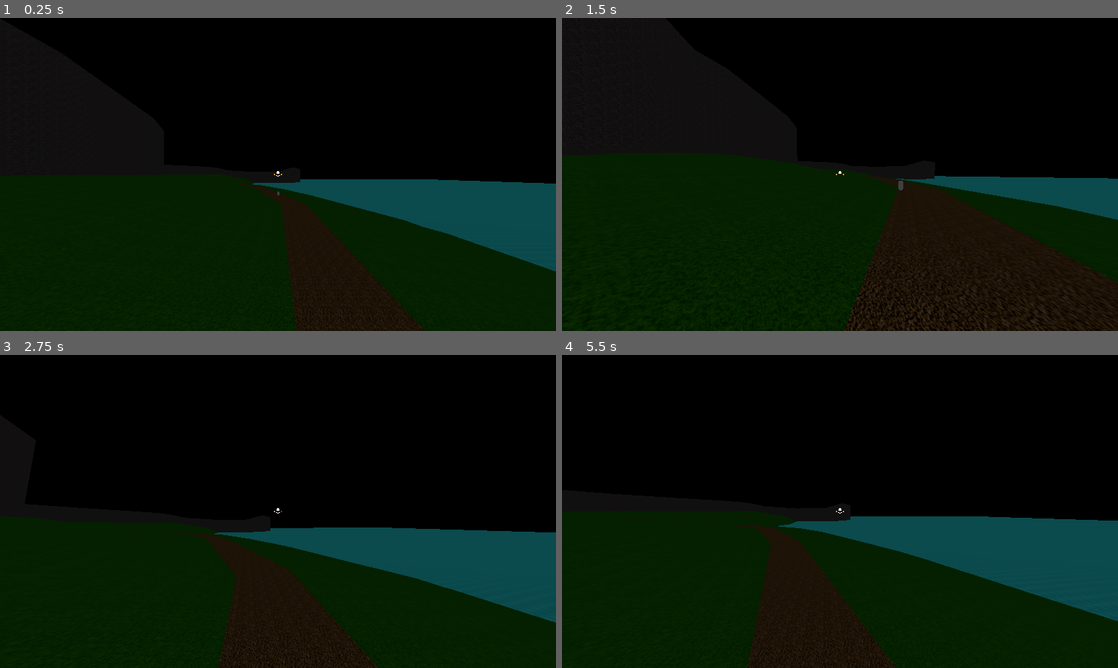
Above: before the commit, frames 1-4 (two rows, left to right).
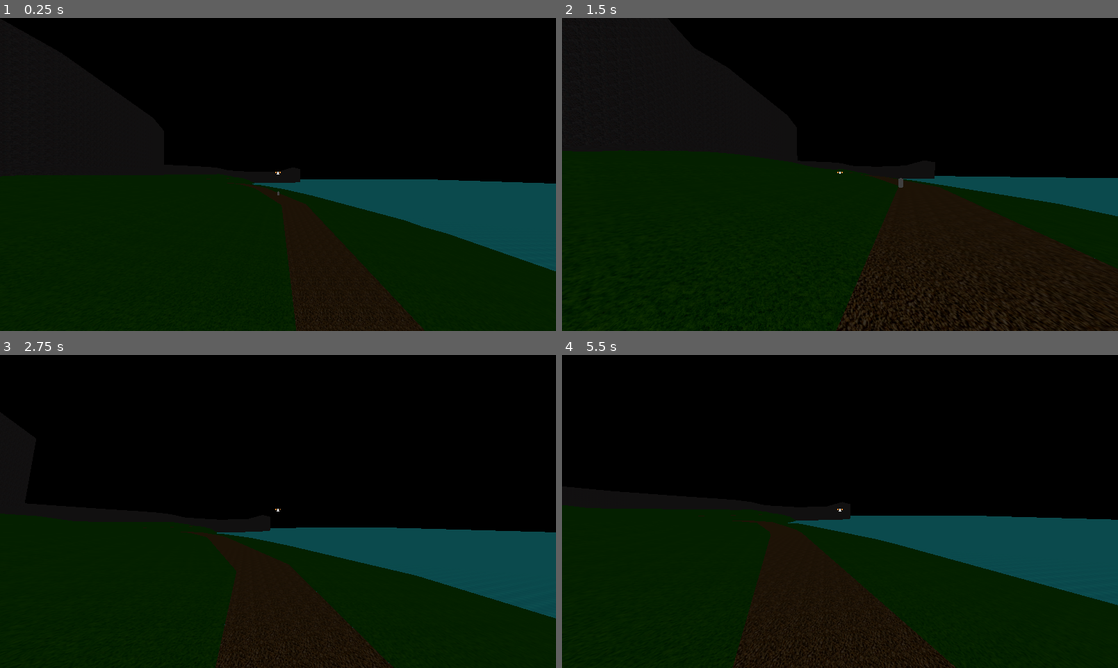
Above: after the commit, the same moments.

Repository: SebastianS-HTL/Magic-Potion-Project
Game: Godot game, scene res://node_3d.tscn
The game is run twice, just before and just after one commit, with the same random seed, the same clock (stepped at 60 frames per second) and the same inputs.
Inputs (mouse positions are in pixels of both pictures, inside the frame that each line leads up to):
- Up to frame 1 (0.25 s): no input
- Up to frame 2 (1.5 s): move the mouse to (867, 174) at 0.52 s; hold W (move_forward) from 0.53 s (still down); tap Space (jump) at 0.6, 0.77, 1.07 s; move the mouse to (812, 174) at 1.27 s; tap Ctrl (ctrl) at 1.35 s
- Up to frame 3 (2.75 s): keep holding W (move_forward); tap Space (jump) at 1.52, 1.55, 1.82, 2.3 s; move the mouse to (289, 505) at 2.02 s; tap Shift (shift) at 2.1 s
- Up to frame 4 (5.5 s): keep holding W (move_forward); move the mouse to (834, 517) at 2.77 s; tap Space (jump) at 2.85, 3.02, 3.32, 3.77, 3.8, 4.07, 4.52, 4.55, 4.82, 5.1 s; move the mouse to (878, 514) at 3.52 s; hold Ctrl (ctrl) 3.53-4.28 s; move the mouse to (795, 508) at 4.27 s; tap Shift (shift) at 4.35 s; move the mouse to (845, 511) at 5.02 s

The runs differ from the first frame. In frame 1, less than 0.1% of the frame differs, in the area x 49-51%, y 48-51%; in frame 2, 1.8%; in frame 3, 1.2%; in frame 4, 4.1%, in the area x 12-100%, y 48-100%.

Commit message:
change groundpound and jumping dynamic
gping now increases your jump until your on the ground for 1 second

Diff:
--- a/character_body_3d.gd
+++ b/character_body_3d.gd
@@ -38,7 +38,7 @@
 #Ground Pounds
 var height_before_GP = 0.0
 var GP_impact_min_height = 6
-var extra_jump_height = 1
+var extra_jump_height = 0
 var extra_jump_height_increase = 3
 
 # Reference to the PauseMenu node
@@ -54,6 +54,9 @@
 var gp_impact
 var dash
 
+var jump_decrease_counter = 0
+var max_non_jump_time = 1
+
 func _ready():
 	slide = $slide
 	jump = $jump
@@ -89,10 +92,13 @@
 		toggle_pause()
 
 func _process(delta):
-	if extra_jump_height > 0.3 and is_on_floor():
-		extra_jump_height -= 0.01
-	elif extra_jump_height < 0.3:
+	if is_on_floor():
+		jump_decrease_counter += delta
+
+	if jump_decrease_counter > max_non_jump_time:
 		extra_jump_height = 0
+
+	print(extra_jump_height)
 
 	if is_paused:
 		return  # Stop movement and input processing when paused
@@ -109,6 +115,7 @@
 
 	# Double jump implementation
 	if Input.is_action_just_pressed("jump") and (is_on_floor() or jump_count < max_jumps):
+		jump_decrease_counter = 0
 		jump.play()
 		velocity.y = jump_force + extra_jump_height
 		jump_count += 1  # Increase the jump count whenever a jump is performed
@@ -234,7 +241,7 @@
 
 #when a gp is high anof (bro dont judge me)
 func impact():
-	extra_jump_height = extra_jump_height_increase
+	extra_jump_height += extra_jump_height_increase
 	#print("n-word goes boom")
 
 	var gp_impact_area = get_child(3)  # assume the Area3D node is a child of the player
--- a/character_body_3d.tscn
+++ b/character_body_3d.tscn
@@ -45,22 +45,22 @@
 script = ExtResource("2_wwv6f")
 
 [node name="Indicator_1" type="Sprite2D" parent="Head/Camera3D"]
-position = Vector2(569, 324)
-scale = Vector2(0.04, 0.04)
+position = Vector2(572, 320)
+scale = Vector2(0.03, 0.03)
 texture = ExtResource("4_lgu06")
 hframes = 2
 script = ExtResource("5_u2v63")
 
 [node name="Indicator_2" type="Sprite2D" parent="Head/Camera3D"]
-position = Vector2(583, 324)
-scale = Vector2(0.04, 0.04)
+position = Vector2(580, 320)
+scale = Vector2(0.03, 0.03)
 texture = ExtResource("4_lgu06")
 hframes = 2
 script = ExtResource("6_iff8h")
 
 [node name="GpIndicator" type="Sprite2D" parent="Head/Camera3D"]
 z_index = -1
-position = Vector2(576, 327)
+position = Vector2(576, 323.5)
 scale = Vector2(0.08, 0.08)
 texture = ExtResource("10_8n6vy")
 hframes = 2
@@ -68,7 +68,7 @@
 
 [node name="Crosshair" type="Sprite2D" parent="Head/Camera3D"]
 position = Vector2(576, 320)
-scale = Vector2(0.06, 0.06)
+scale = Vector2(0.04, 0.04)
 texture = ExtResource("6_wslwn")
 
 [node name="OmniLight3D" type="OmniLight3D" parent="Head/Camera3D"]
--- /dev/null
+++ b/crosshair.gd
@@ -0,0 +1,6 @@
+extends Sprite2D
+
+var toggle
+
+func _process(delta: float) -> void:
+	toggle = get_parent().get_parent().get_parent().get_parent().get_child(2).get_child(2).get_child(9).button_pressed
--- a/project.godot
+++ b/project.godot
@@ -10,7 +10,7 @@
 
 [application]
 
-config/name="Godot"
+config/name="Magic-Potion-Project"
 run/main_scene="res://node_3d.tscn"
 config/features=PackedStringArray("4.3", "Forward Plus")
 config/icon="res://icon.svg"
--- /dev/null
+++ b/scripts/check_button.gd
@@ -0,0 +1,4 @@
+extends CheckButton
+
+func _process(delta: float) -> void:
+	print(button_pressed)
--- a/scripts/indicator_2.gd
+++ b/scripts/indicator_2.gd
@@ -1,6 +1,7 @@
 extends Sprite2D
 
 var dash_count
+
 
 # Called every frame. 'delta' is the elapsed time since the previous frame.
 func _process(delta: float) -> void:
